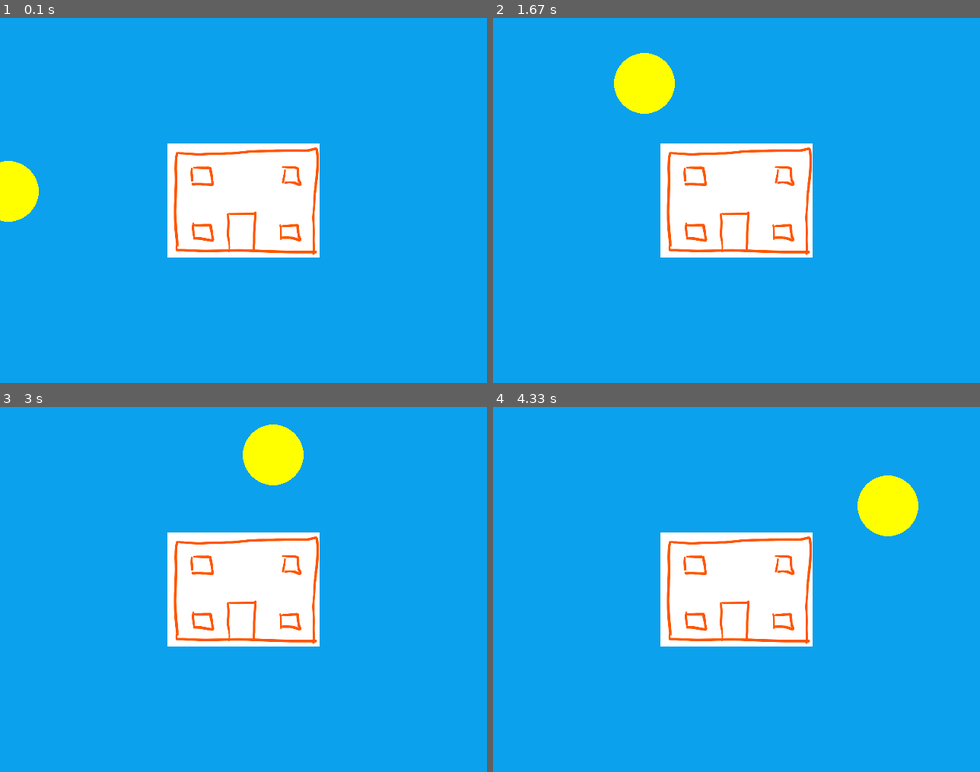
Above: before the commit, frames 1-4 (two rows, left to right).
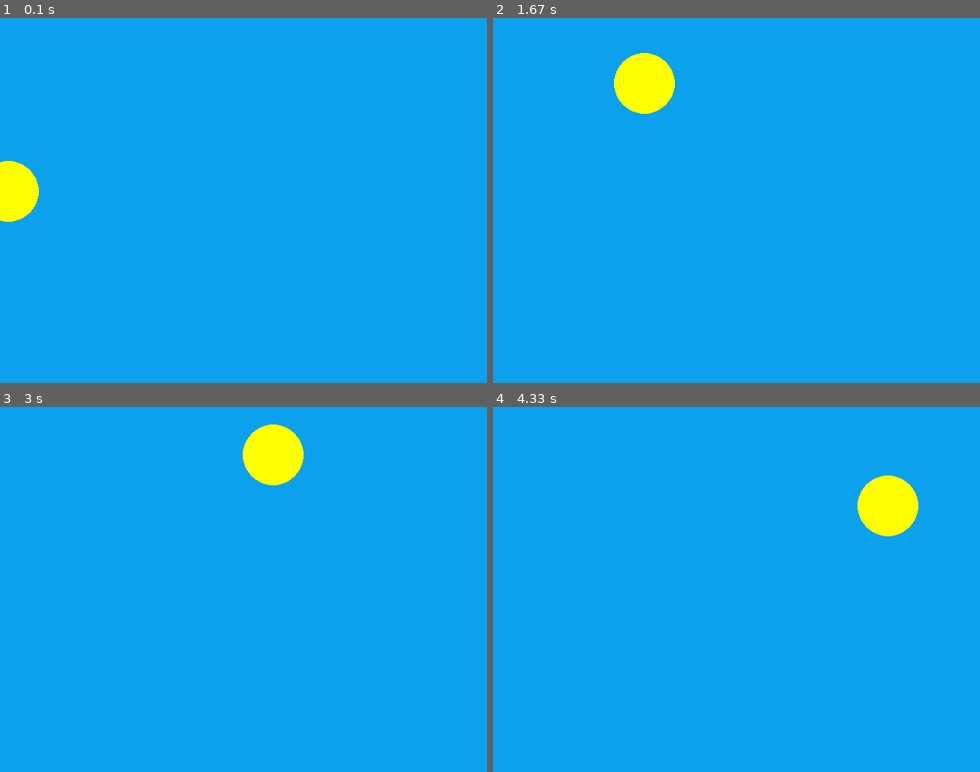
Above: after the commit, the same moments.

Repository: JamesonW0/WangJ-Python
Game: pygame game, started from PyGame/House of the Rising Sun/house.py
The game is run twice, just before and just after one commit, with the same random seed, the same clock (stepped at 60 frames per second) and the same inputs.
Inputs:
- Up to frame 1 (0.1 s): no input
- Up to frame 2 (1.67 s): no input
- Up to frame 3 (3 s): no input
- Up to frame 4 (4.33 s): no input

The runs differ from the first frame. In frame 1, 9.8% of the frame differs, in the area x 34-66%, y 34-66%; in frame 2, 9.8%; in frame 3, 9.8%; in frame 4, 9.8%.

Commit message:
Feedback: House of the rising sun
For some reason the image wouldn't load and I had to force the sun coordinates to be an integer, let's discuss in class.

Diff:
--- a/PyGame/House of the Rising Sun/house.py
+++ b/PyGame/House of the Rising Sun/house.py
@@ -1,3 +1,5 @@
+### SRC - Great code
+
 import pygame
 import time
 
@@ -36,7 +38,7 @@
         # Sun running
         pygame.draw.circle(screen, yellow, (sun_x, sun_y), 40, 0)
         sun_x += 1
-        sun_y = round((sun_x ** 2) * (9 / 5120) - (9 / 8) * sun_x + 240, 0)
+        sun_y = int(round((sun_x ** 2) * (9 / 5120) - (9 / 8) * sun_x + 240, 0))
     else:
         screen.fill(dark_blue)
         if start == 0:
@@ -48,7 +50,7 @@
             start = 0
         # End if
     # End if
-    screen.blit(image, (220, 165))  # House
+    #screen.blit(image, (220, 165))  # House
     pygame.display.flip()  # flip the display
     clock.tick(180)  # tick the clock over
 # End while
